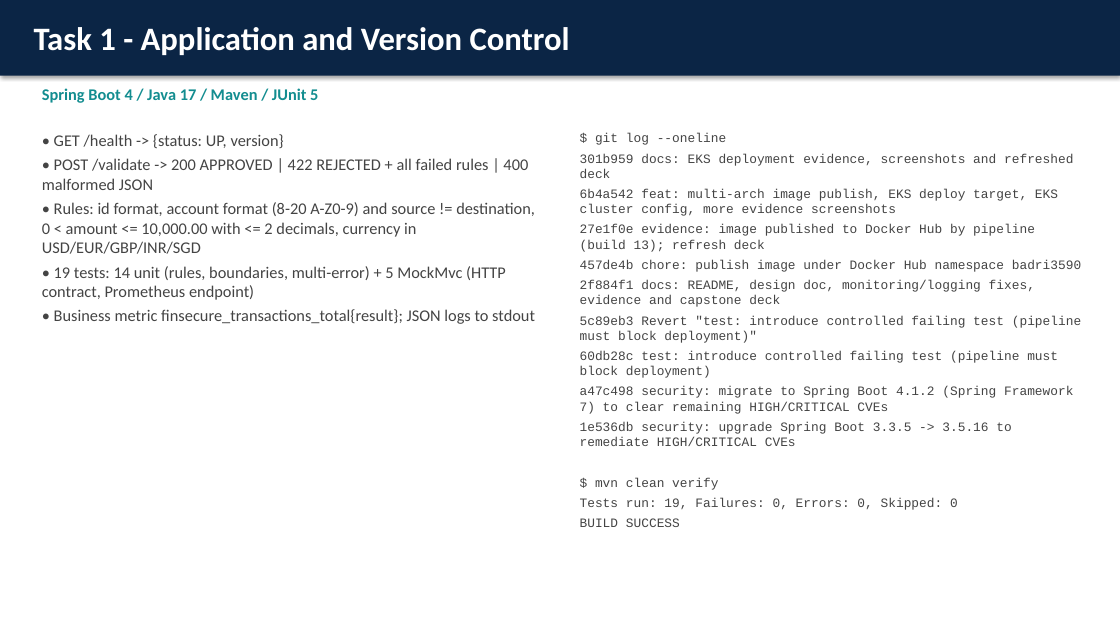
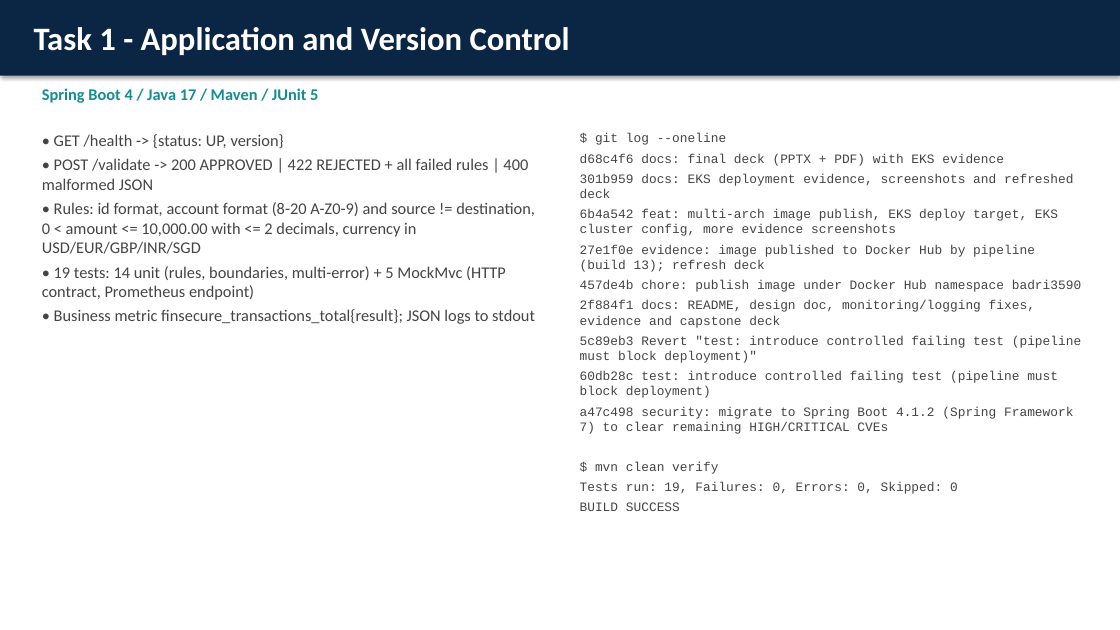
Before and after one commit to badri35/capstone, a slide deck: slide 2 of FinSecure-Pay-Capstone.pptx. Drawn at 1120x630 pixels with LibreOffice and Linux fonts; fonts in the diff are those of the drawing. Boxes give left, top, right and bottom in pixels: in the first picture for what was removed or moved away, otherwise in the second. Text is boxed around its words. In the diff, an @@ line names an element or a change of style, - is before the commit and + after.

Commit message:
docs: standalone architecture diagram (PDF/PNG/SVG) and updated deck

```diff
--- a/FinSecure-Pay-Capstone.pptx
+++ b/FinSecure-Pay-Capstone.pptx
@@ text at bbox=[580, 153, 1004, 166]: paragraph added @@
+d68c4f6 docs: final deck (PPTX + PDF) with EKS evidence
@@ text at bbox=[580, 422, 1011, 446]: paragraph removed @@
-1e536db security: upgrade Spring Boot 3.3.5 -> 3.5.16 to remediate HIGH/CRITICAL CVEs
```
Also in this commit, not shown: 1 other slide changed, 5 other files.
